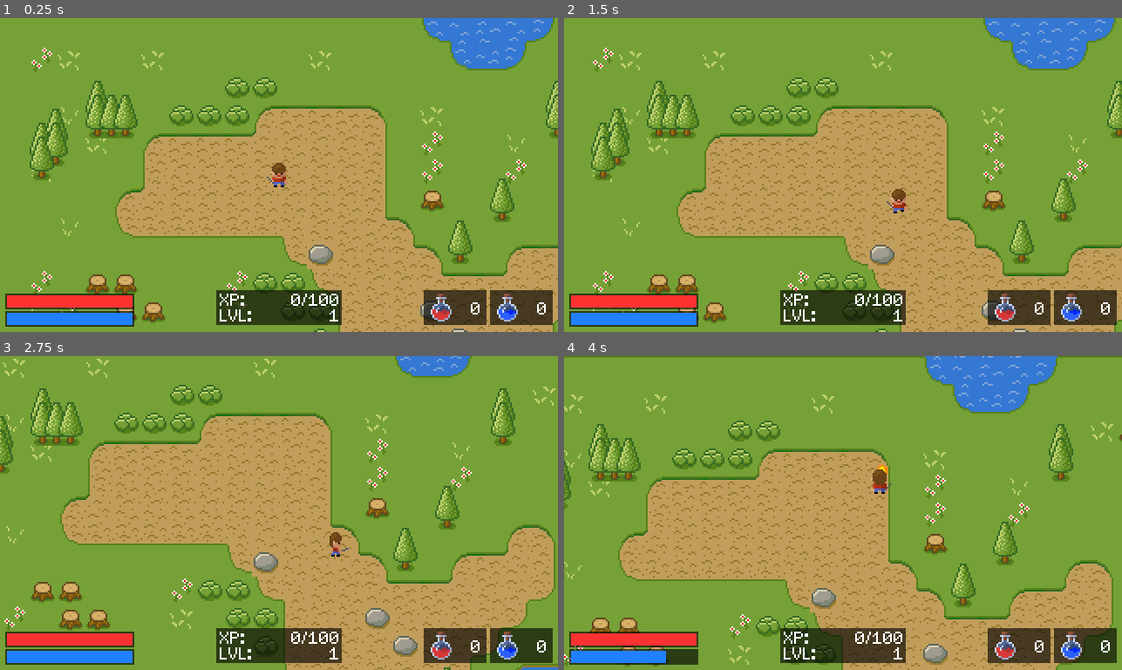
Above: before the commit, frames 1-4 (two rows, left to right).
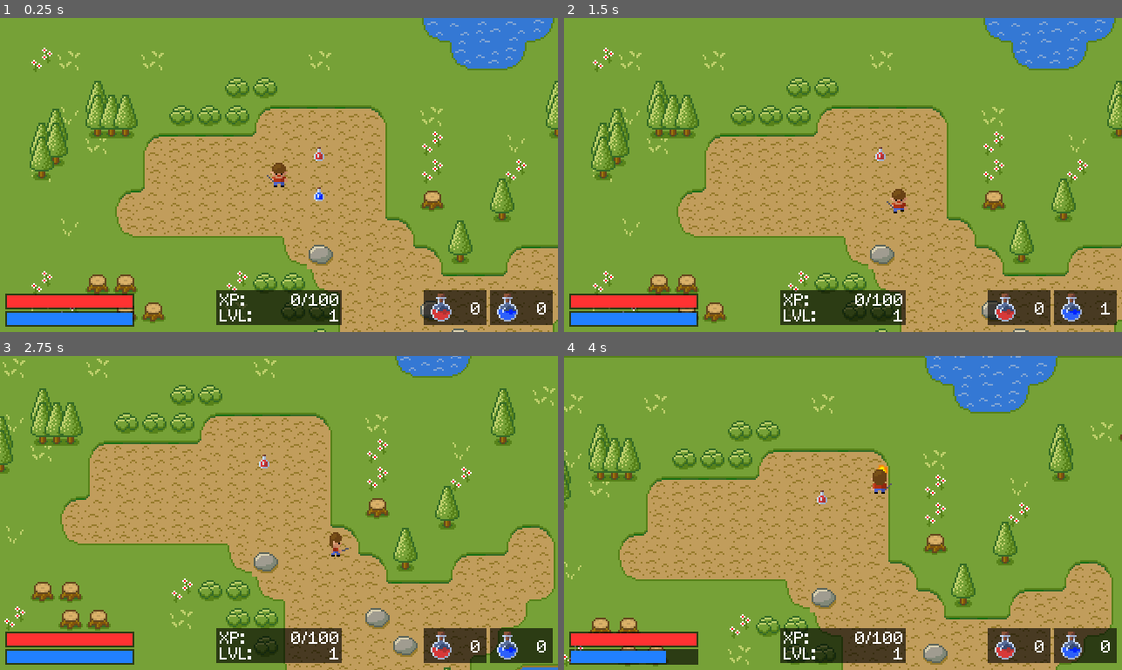
Above: after the commit, the same moments.

Repository: xvcrimsajadevx/Godot-Projects
Game: Godot game, scene res://Scenes/Main.tscn
Same seed, same stepped clock (60 frames per second), same inputs: the game is played once before the commit and once after it.
Inputs:
- Up to frame 1 (0.25 s): no input
- Up to frame 2 (1.5 s): tap Enter at 0.5 s; hold Right (ui_right) 0.53-1.28 s; hold Space (attack) 0.53-1.28 s; tap , (drink_health, bound only after the commit) at 0.8, 1.35 s; hold Down (ui_down) from 1.28 s (still down)
- Up to frame 3 (2.75 s): tap . (drink_mana, bound only after the commit) at 1.55 s; release Down (ui_down) at 2.03 s; hold Right (ui_right) from 2.03 s (still down); hold . (drink_mana, bound only after the commit) from 2.03 s (still down); tap Space (attack) at 2.3 s
- Up to frame 4 (4 s): release Right (ui_right) at 2.78 s; release . (drink_mana, bound only after the commit) at 2.78 s; hold Up (ui_up) 2.78-3.53 s; tap Space (attack) at 2.85 s; tap , (drink_health, bound only after the commit) at 3.05 s; hold Left (ui_left) from 3.53 s (still down); hold M (fireball) from 3.53 s (still down); tap . (drink_mana, bound only after the commit) at 3.8 s

The runs differ from the first frame. In frame 1, 0.1% of the frame differs, in the area x 47-59%, y 41-59%; in frame 2, less than 0.1%; in frame 3, less than 0.1%; in frame 4, less than 0.1%.

Commit message:
SimpleRPG - Picking up and using items

Diff:
--- a/SimpleRPG/Entities/Player/Player.gd
+++ b/SimpleRPG/Entities/Player/Player.gd
@@ -26,6 +26,11 @@
 var fireball_cooldown_time = 1000
 var next_fireball_time = 0
 var fireball_scene = preload("res://Entities/Fireball/Fireball.tscn")
+
+# Player inventory
+enum Potion { HEALTH, MANA }
+var health_potions = 0
+var mana_potions = 0
 
 func _ready():
 	emit_signal("player_stats_changed", self)
@@ -133,6 +138,16 @@
 
 			# Add cooldown time to current time
 			next_fireball_time = now + fireball_cooldown_time
+	elif event.is_action_pressed("drink_health"):
+		if health_potions > 0:
+			health_potions = health_potions - 1
+			health = min(health + 50, health_max)
+			emit_signal("player_stats_changed", self)
+	elif event.is_action_pressed("drink_mana"):
+		if mana_potions > 0:
+			mana_potions = mana_potions - 1
+			mana = min(mana + 50, mana_max)
+			emit_signal("player_stats_changed", self)
 
 func _on_Sprite_animation_finished():
 	attack_playing = false
@@ -152,3 +167,10 @@
 		$AnimationPlayer.play("Game Over")
 	else:
 		$AnimationPlayer.play("Hit")
+
+func add_potion(type):
+	if type == Potion.HEALTH:
+		health_potions = health_potions + 1
+	else:
+		mana_potions = mana_potions + 1
+	emit_signal("player_stats_changed", self)
--- /dev/null
+++ b/SimpleRPG/Entities/Potions/Potion.gd
@@ -0,0 +1,26 @@
+tool
+
+extends Area2D
+
+enum Potion { HEALTH, MANA }
+export(Potion) var type = Potion.HEALTH
+
+# Called when the node enters the scene tree for the first time.
+func _ready():
+	if type == Potion.MANA:
+		$Sprite.region_rect.position.x = 8
+	else:
+		$Sprite.region_rect.position.x = 0
+
+# Called every frame. 'delta' is the elapsed time since the previous frame.
+func _process(delta):
+	if Engine.editor_hint:
+		if type == Potion.MANA:
+			$Sprite.region_rect.position.x = 8
+		else:
+			$Sprite.region_rect.position.x = 0
+
+func _on_Potion_body_entered(body):
+	if body.name == "Player":
+		body.add_potion(type)
+		get_tree().queue_delete(self)
--- /dev/null
+++ b/SimpleRPG/Entities/Potions/Potion.tscn
@@ -0,0 +1,20 @@
+[gd_scene load_steps=4 format=2]
+
+[ext_resource path="res://Entities/Potions/small_potions.png" type="Texture" id=1]
+[ext_resource path="res://Entities/Potions/Potion.gd" type="Script" id=2]
+
+[sub_resource type="RectangleShape2D" id=1]
+extents = Vector2( 3, 4 )
+
+[node name="Potion" type="Area2D"]
+script = ExtResource( 2 )
+
+[node name="Sprite" type="Sprite" parent="."]
+texture = ExtResource( 1 )
+region_enabled = true
+region_rect = Rect2( 0, 0, 8, 8 )
+
+[node name="CollisionShape2D" type="CollisionShape2D" parent="."]
+shape = SubResource( 1 )
+
+[connection signal="body_entered" from="." to="." method="_on_Potion_body_entered"]
--- a/SimpleRPG/Entities/Skeleton/Skeleton.gd
+++ b/SimpleRPG/Entities/Skeleton/Skeleton.gd
@@ -7,6 +7,8 @@
 
 # Node References
 var player
+# Reference to potion scene
+var potion_scene = preload("res://Entities/Potions/Potion.tscn")
 
 # Random number generator
 var rng = RandomNumberGenerator.new()
@@ -143,6 +145,13 @@
 		$AnimatedSprite.play("death")
 		emit_signal("death")
 
+		# 80% probability to drop a potion on death
+		if rng.randf() <= 0.8:
+			var potion = potion_scene.instance()
+			potion.type = rng.randi() % 2
+			get_tree().root.get_node("Root").call_deferred("add_child", potion)
+			potion.position = position
+
 func _on_AnimatedSprite_frame_changed():
 	if $AnimatedSprite.animation.ends_with("_attack") and $AnimatedSprite.frame == 1:
 		var target = $RayCast2D.get_collider()
--- /dev/null
+++ b/SimpleRPG/GUI/HealthPotions.gd
@@ -0,0 +1,20 @@
+extends ColorRect
+
+
+# Declare member variables here. Examples:
+# var a = 2
+# var b = "text"
+
+
+# Called when the node enters the scene tree for the first time.
+func _ready():
+	pass # Replace with function body.
+
+
+# Called every frame. 'delta' is the elapsed time since the previous frame.
+#func _process(delta):
+#	pass
+
+
+func _on_Player_player_stats_changed(var player):
+	$Label.text = str(player.health_potions)
--- /dev/null
+++ b/SimpleRPG/GUI/ManaPotions.gd
@@ -0,0 +1,20 @@
+extends ColorRect
+
+
+# Declare member variables here. Examples:
+# var a = 2
+# var b = "text"
+
+
+# Called when the node enters the scene tree for the first time.
+func _ready():
+	pass # Replace with function body.
+
+
+# Called every frame. 'delta' is the elapsed time since the previous frame.
+#func _process(delta):
+#	pass
+
+
+func _on_Player_player_stats_changed(var player):
+	$Label.text = str(player.mana_potions)
--- a/SimpleRPG/Scenes/Main.tscn
+++ b/SimpleRPG/Scenes/Main.tscn
@@ -39,6 +39,9 @@
 [ext_resource path="res://Fonts/Font.tres" type="DynamicFont" id=37]
 [ext_resource path="res://GUI/potions.png" type="Texture" id=38]
 [ext_resource path="res://Entities/SkeletonSpawner/SkeletonSpawner.tscn" type="PackedScene" id=39]
+[ext_resource path="res://Entities/Potions/Potion.tscn" type="PackedScene" id=40]
+[ext_resource path="res://GUI/HealthPotions.gd" type="Script" id=41]
+[ext_resource path="res://GUI/ManaPotions.gd" type="Script" id=42]
 
 [sub_resource type="SpriteFrames" id=2]
 animations = [ {
@@ -182,6 +185,7 @@
 [node name="Sprite" type="AnimatedSprite" parent="Player"]
 frames = SubResource( 2 )
 animation = "down_idle"
+frame = 1
 playing = true
 
 [node name="CollisionShape2D" type="CollisionShape2D" parent="Player"]
@@ -293,6 +297,7 @@
 margin_right = 279.0
 margin_bottom = 176.0
 color = Color( 0, 0, 0, 0.627451 )
+script = ExtResource( 41 )
 
 [node name="Sprite" type="Sprite" parent="CanvasLayer/HealthPotions"]
 position = Vector2( 10, 10 )
@@ -315,6 +320,7 @@
 margin_right = 317.0
 margin_bottom = 176.0
 color = Color( 0, 0, 0, 0.627451 )
+script = ExtResource( 42 )
 
 [node name="Sprite" type="Sprite" parent="CanvasLayer/ManaPotions"]
 position = Vector2( 10, 10 )
@@ -354,6 +360,15 @@
 
 [node name="SkeletonSpawner" parent="." instance=ExtResource( 39 )]
 
+[node name="Potion" parent="." instance=ExtResource( 40 )]
+position = Vector2( 183, 78 )
+
+[node name="Potion2" parent="." instance=ExtResource( 40 )]
+position = Vector2( 183, 101 )
+type = 1
+
 [connection signal="player_stats_changed" from="Player" to="CanvasLayer/Heath" method="_on_Player_player_stats_changed"]
 [connection signal="player_stats_changed" from="Player" to="CanvasLayer/Mana" method="_on_Player_player_stats_changed"]
+[connection signal="player_stats_changed" from="Player" to="CanvasLayer/HealthPotions" method="_on_Player_player_stats_changed"]
+[connection signal="player_stats_changed" from="Player" to="CanvasLayer/ManaPotions" method="_on_Player_player_stats_changed"]
 [connection signal="animation_finished" from="Player/Sprite" to="Player" method="_on_Sprite_animation_finished"]
--- a/SimpleRPG/project.godot
+++ b/SimpleRPG/project.godot
@@ -68,6 +68,18 @@
 , Object(InputEventJoypadButton,"resource_local_to_scene":false,"resource_name":"","device":0,"button_index":2,"pressure":0.0,"pressed":false,"script":null)
  ]
 }
+drink_health={
+"deadzone": 0.5,
+"events": [ Object(InputEventKey,"resource_local_to_scene":false,"resource_name":"","device":0,"alt":false,"shift":false,"control":false,"meta":false,"command":false,"pressed":false,"scancode":44,"physical_scancode":0,"unicode":0,"echo":false,"script":null)
+, Object(InputEventJoypadButton,"resource_local_to_scene":false,"resource_name":"","device":0,"button_index":1,"pressure":0.0,"pressed":false,"script":null)
+ ]
+}
+drink_mana={
+"deadzone": 0.5,
+"events": [ Object(InputEventKey,"resource_local_to_scene":false,"resource_name":"","device":0,"alt":false,"shift":false,"control":false,"meta":false,"command":false,"pressed":false,"scancode":46,"physical_scancode":0,"unicode":0,"echo":false,"script":null)
+, Object(InputEventJoypadButton,"resource_local_to_scene":false,"resource_name":"","device":0,"button_index":3,"pressure":0.0,"pressed":false,"script":null)
+ ]
+}
 
 [mono]
 
Binary file added: SimpleRPG/Entities/Potions/small_potions.png
Not shown, added: SimpleRPG/Entities/Potions/small_potions.png.import
Not shown: 1 places in SimpleRPG/Scenes/Main.tscn that only renumber resources
